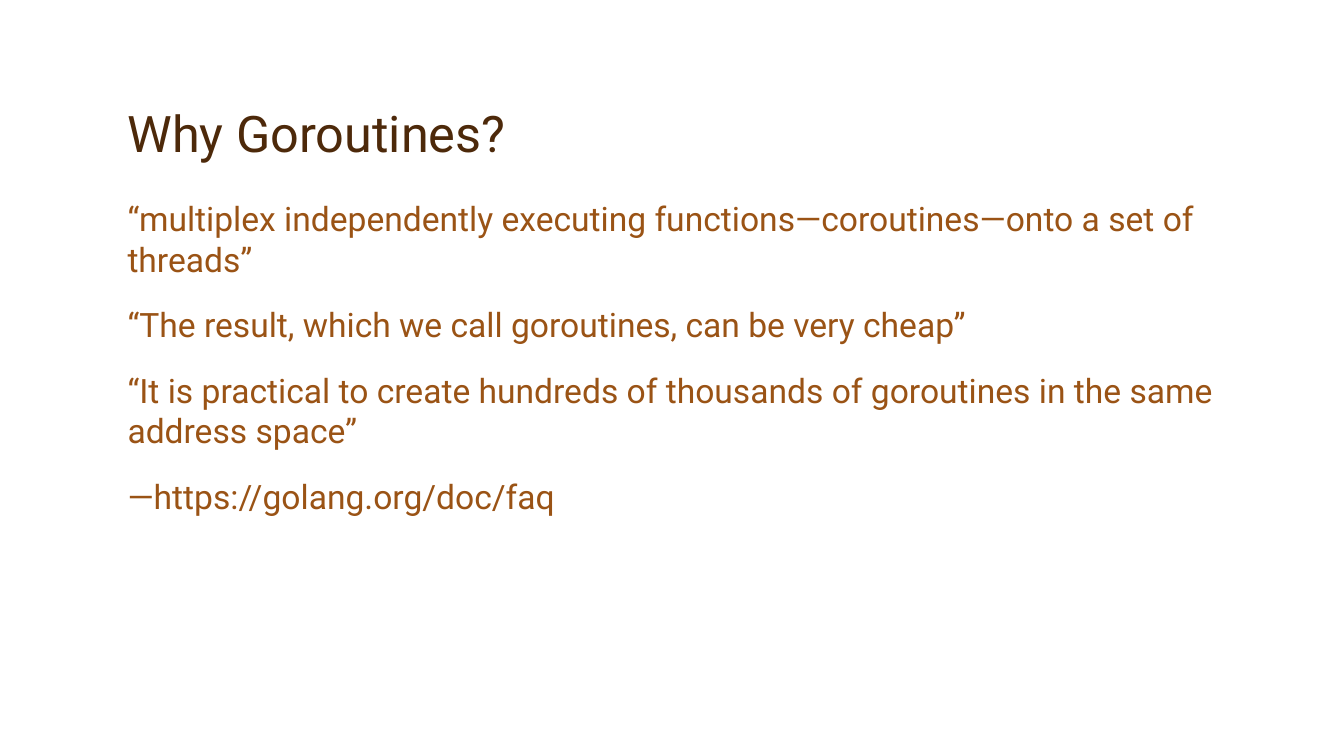
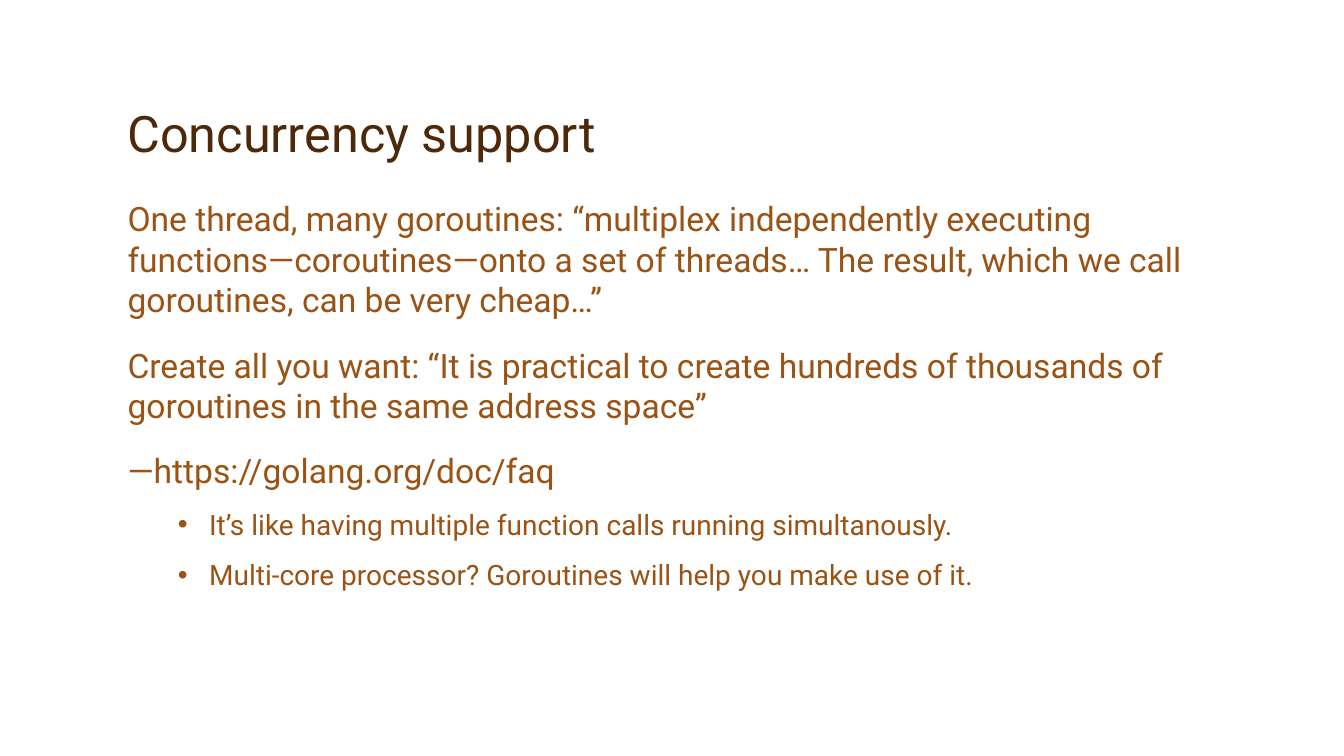
Before and after one commit to jaymcgavren/presentations, a slide deck: slide 34 of go/phillyete/2019/golang_phillyete_2019.pptx (slide 26 before the commit). Drawn at 1344x756 pixels with LibreOffice and Linux fonts; fonts in the diff are those of the drawing; background and template pictures are left out. Boxes give left, top, right and bottom in pixels: in the first picture for what was removed or moved away, otherwise in the second. Text is boxed around its words. In the diff, an @@ line names an element or a change of style, - is before the commit and + after.

```diff
--- a/go/phillyete/2019/golang_phillyete_2019.pptx
+++ b/go/phillyete/2019/golang_phillyete_2019.pptx
@@ title at box(128, 115, 596, 163): text changed @@
-Why Goroutines?
+Concurrency support
@@ text at box(128, 205, 1181, 425): text changed @@
-“multiplex independently executing functions—coroutines—onto a set of threads”
-“The result, which we call goroutines, can be very cheap”
-“It is practical to create hundreds of thousands of goroutines in the same address space”
+One thread, many goroutines: “multiplex independently executing functions—coroutines—onto a set of threads… The result, which we call goroutines, can be very cheap…”
+Create all you want: “It is practical to create hundreds of thousands of goroutines in the same address space”
@@ text at box(209, 513, 972, 591): paragraphs added @@
+  • It’s like having multiple function calls running simultanously.
+  • Multi-core processor? Goroutines will help you make use of it.
```
Also in this commit, not shown: 35 other slides changed, 38 slides added, 32 slides removed.
